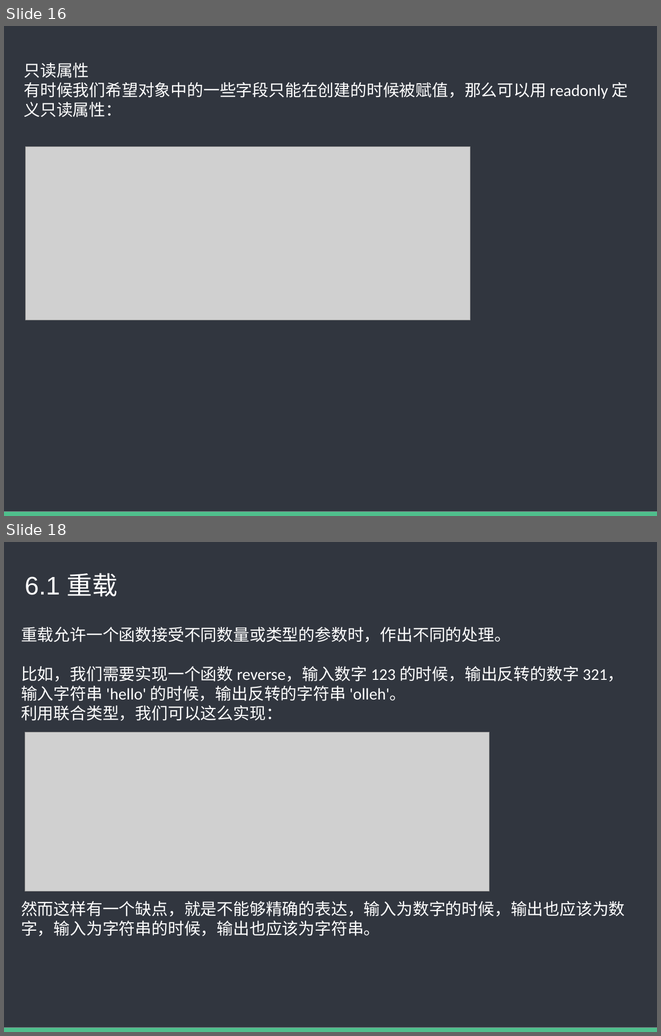
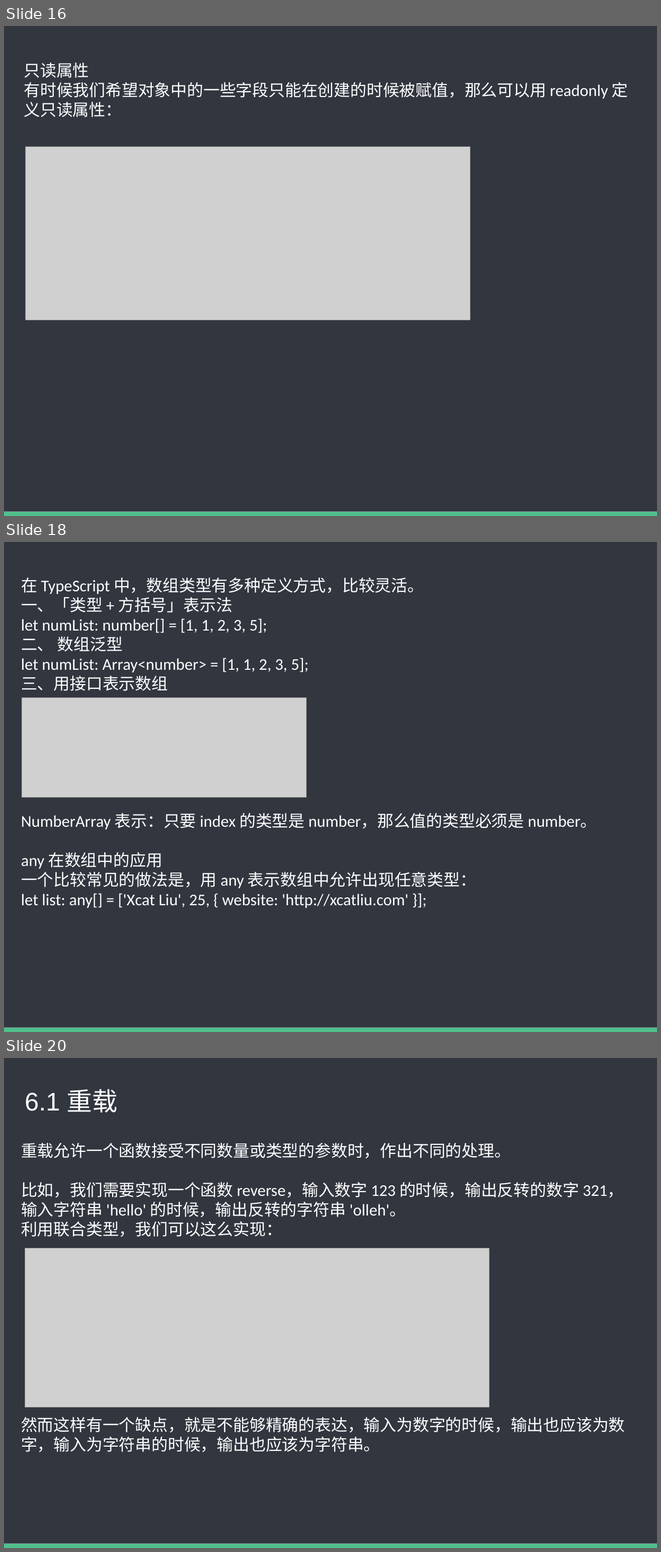
Before and after one commit to baixiaoyu2997/typescript-share, a slide deck: TS内部分享.pptx. Shown one above the other, each under a label of ours: slides 16 and 18 before the commit, slides 16, 18 and 20 after it; the slides between them are not shown. The pictures are 661x1036 and 661x1552 pixels, drawn with LibreOffice and Linux fonts; fonts in the diff are those of the drawing; grey boxes stand for pictures. Boxes give left, top, right and bottom in pixels: in the first picture for what was removed or moved away, otherwise in the second. Text is boxed around its words. In the diff, an @@ line names an element or a change of style, - is before the commit and + after.

```diff
--- a/TS内部分享.pptx
+++ b/TS内部分享.pptx
@@ slide 18 added at [4,542,657,1032], background #FFFFFF; not listed: 2 template elements that a slide beside it also shows @@
@@ text added at [21,578,597,908], 18 pt, text #FFFFFF @@
+在 TypeScript 中，数组类型有多种定义方式，比较灵活。
+一、「类型 + 方括号」表示法
+let numList: number[] = [1, 1, 2, 3, 5];
+二、 数组泛型
+let numList: Array<number> = [1, 1, 2, 3, 5];
+三、用接口表示数组
+NumberArray 表示：只要 index 的类型是 number，那么值的类型必须是 number。
+any 在数组中的应用
+一个比较常见的做法是，用 any 表示数组中允许出现任意类型：
+let list: any[] = ['Xcat Liu', 25, { website: 'http://xcatliu.com' }];
@@ picture added at [22,697,306,797] @@
@@ what was slide 18 is now slide 20 @@
```
Also in this commit, not shown: 2 slides changed, 1 other slide added, 1 other file.
